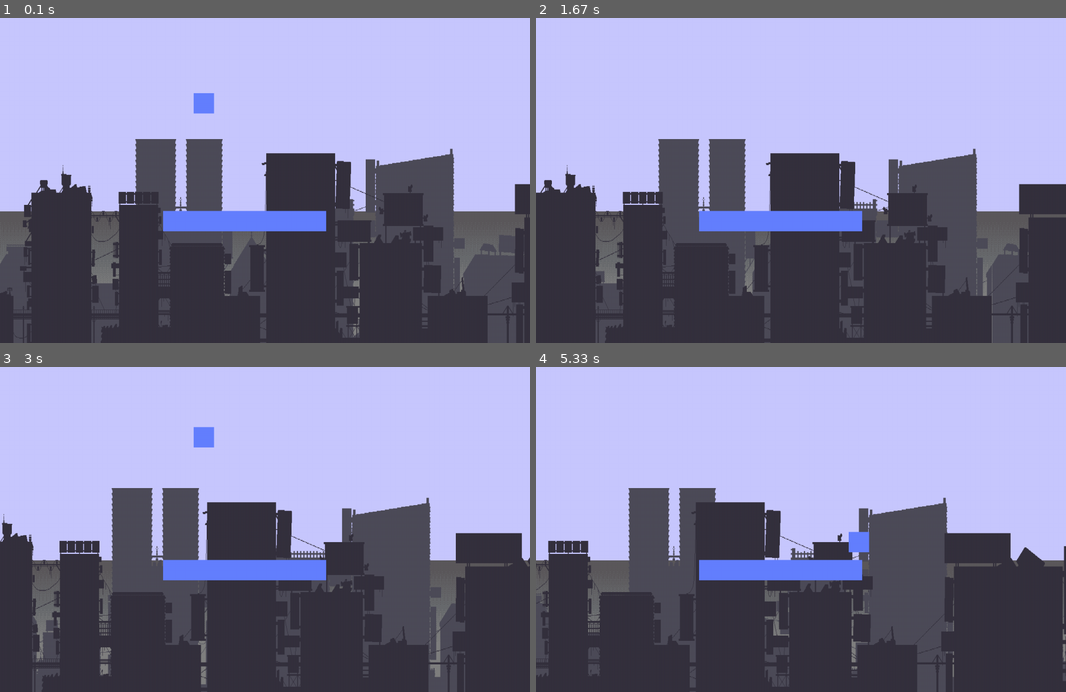
Above: before the commit, frames 1-4 (two rows, left to right).
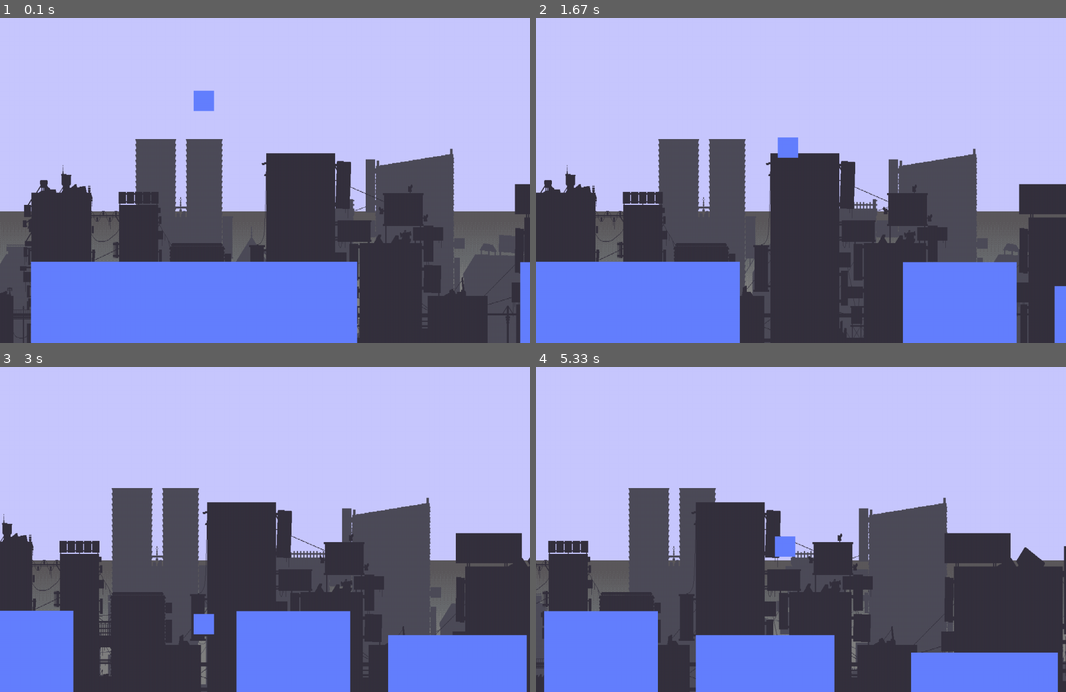
Above: after the commit, the same moments.

Repository: betra0/pygame3
Game: pygame game, started from main.py
Same seed, same stepped clock (60 frames per second), same inputs: the game is played once before the commit and once after it.
Inputs:
- Up to frame 1 (0.1 s): no input
- Up to frame 2 (1.67 s): hold D 0.33-0.8 s; hold W 0.83-1.13 s; tap Space at 0.9, 1.23, 1.53 s; hold D 1.17-1.63 s
- Up to frame 3 (3 s): hold A 1.67-2.2 s; tap Space at 1.73, 2.03, 2.3, 2.6, 2.73 s; hold A 2.23-2.63 s; hold W from 2.67 s (still down)
- Up to frame 4 (5.33 s): release W at 3.03 s; hold D 3.07-3.7 s; tap Space at 3.13, 3.43, 3.8, 4.1, 4.3, 4.6, 5.13 s; hold A 3.73-4.2 s; hold D 4.23-4.7 s; hold D from 5.07 s (still down)

The runs differ from the first frame. In frame 1, 18% of the frame differs, in the area x 5-100%, y 22-100%; in frame 2, 18%; in frame 3, 16%; in frame 4, 16%.

Commit message:
1ra version sistema agrega plataformas

Diff:
--- a/clasespy.py
+++ b/clasespy.py
@@ -13,8 +13,8 @@
 
         self.sueloartificial = False
         self.fricion = 0.5
-        self.velocidad = 18
-        self.gravedad = 0.5
+        self.velocidad = 0
+        self.gravedad = 0.2
         self.velx = 0
         self.vely = 0
 
--- a/game.py
+++ b/game.py
@@ -2,9 +2,10 @@
 from jugador import (Jugador, objetopy)
 from pygame.locals import (K_UP, K_DOWN, K_LEFT, K_RIGHT,
             K_ESCAPE, KEYDOWN, QUIT, K_w, K_s, K_d, K_a, K_SPACE)
-from var import (size)
+from var import (size, ancho, alto)
 from background import Background
 from plataformas import Plataforma
+import random
 class Game():
     def __init__(self):
         pygame.init()
@@ -19,10 +20,13 @@
         self.fondo = pygame.sprite.Group()
         self.plataformas= pygame.sprite.Group()
         self.jugador1 = Jugador()
-        self.plataforma = Plataforma(400, 600, 500)
+        self.plataforma = Plataforma(800, 500, 600)
 
         self.all.add(self.plataforma)
         self.plataformas.add(self.plataforma)
+
+
+
 
 
         self.background1 = Background(True, 20, "2", 0)
@@ -32,7 +36,8 @@
 
         self.all.add(self.jugador1)
 
-
+        self.ancho_plataforma_anterior = None
+        self.proximaplataforma = None
         self.fps = 60
 
         self.run = True
@@ -43,6 +48,7 @@
     def mainrun(self):
         while self.run:
             self.event()
+            self.agregarplataformas()
             self.update()
             self.colisiones()
             self.render()
@@ -72,6 +78,38 @@
         for event in pygame.event.get():
             if event.type == pygame.QUIT:
                self.run=False
+
+    def agregarplataformas(self):
+        distancia_maxima = 200
+        if not self.ancho_plataforma_anterior:
+
+            self.newplataforma()
+
+        elif self.ancho_plataforma_anterior and self.proximaplataforma <= 0:
+
+            self.newplataforma()
+        if self.proximaplataforma:
+            self.proximaplataforma -= 4
+
+        print(self.proximaplataforma)
+
+    def newplataforma(self):
+            distancia_maxima = 350
+            newancho = random.randint(70, 500)
+            x = ancho + newancho//2
+            newalto = random.randint(450,alto-50)
+            self.plataforma1 = Plataforma(newancho, x, newalto)
+
+            self.all.add(self.plataforma1)
+            self.plataformas.add(self.plataforma1)
+            self.ancho_plataforma_anterior = newancho
+            self.proximaplataforma = random.randint(newancho+60, newancho+distancia_maxima)
+
+
+
+
+
+
     def colisiones(self):
         suelo = pygame.sprite.spritecollideany(self.jugador1, self.plataformas)
         if suelo:
--- a/jugador.py
+++ b/jugador.py
@@ -16,6 +16,7 @@
         self.cantidad_salto = 1
         self.en_el_suelo = False  # Variable para rastrear si el jugador está en el suelo
         self.pisoinfo = None
+        self.velocidad = 9
 
 
 
@@ -23,9 +24,9 @@
         keys = pygame.key.get_pressed()
 
         if keys[K_d]:
-            self.velx = 5
+            self.velx = 2
         if keys[K_a]:
-            self.velx = -5
+            self.velx = -2
         if keys[K_w] or keys[K_SPACE]:
             self.salto_presionado = True
         else:
--- a/plataformas.py
+++ b/plataformas.py
@@ -3,9 +3,10 @@
 from clasespy import objetopy
 
 class Plataforma(objetopy):
-    def __init__(self, ancho_plataforma, x, y):
+    def __init__(self, ancho_plataforma, x, ytop):
+        y = ((alto -ytop))//2+ytop
         super().__init__(x, y)
-        self.image = pygame.Surface((ancho_plataforma, 50))
+        self.image = pygame.Surface((ancho_plataforma, ((alto -ytop))))
         self.image.fill((100, 128, 255))
         self.initrect()
         self.info = "hola que hace dsajkl"
@@ -13,4 +14,4 @@
 
 
     def update(self):
-        self.velpos(0, 0)
+        self.velpos(-4, 0)
